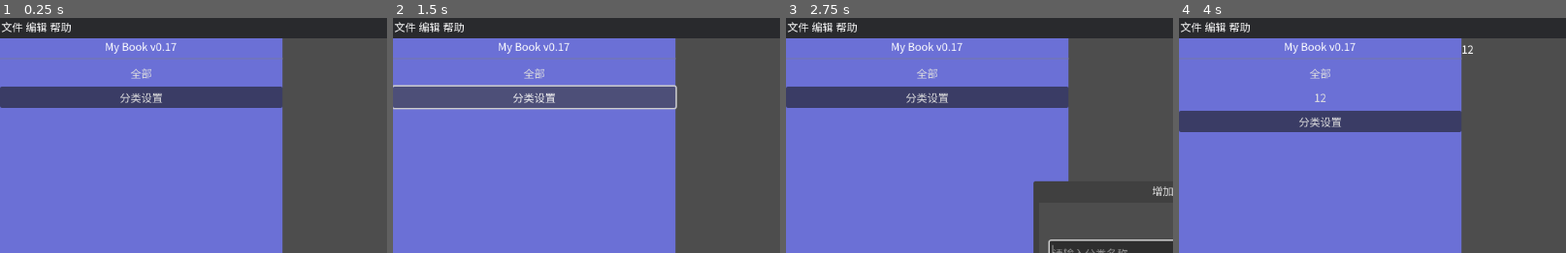
Above: before the commit, frames 1-4 (left to right).
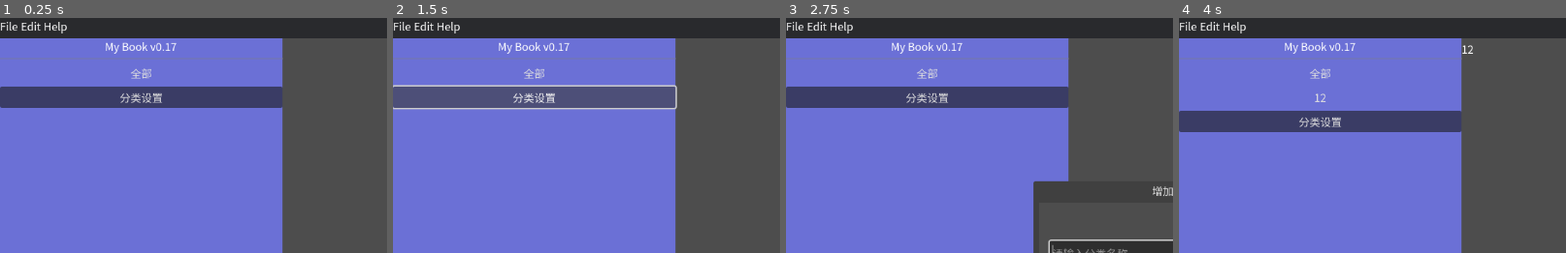
Above: after the commit, the same moments.

Repository: Yinguiqi/LifeLibrary
Game: Godot game, scene res://scenes/main.tscn
Two runs of this game, one before a commit and one after it. Both use one fixed random seed, a clock stepped at 60 frames per second and the inputs below. The engine's default icon, where the game draws it, is replaced by a stand-in: a white triangle on a blue panel in a dark square.
Inputs (mouse positions are % of the whole screen's width and height, from its top left):
- Up to frame 1 (0.25 s): no input
- Up to frame 2 (1.5 s): click "全部" at 0.5 s; click "分类设置" at 1.25 s
- Up to frame 3 (2.75 s): click "+" at 2 s
- Up to frame 4 (4 s): click (46, 50) at 2.77 s; type "12" at 2.85 s; click "添加" at 3.5 s
The pictures show only the part of the screen within x 0-50%, y 0-50%; the shares and areas given below are measured in that part.

The runs differ from the first frame. In frame 1, 0.5% of the frame differs, in the area x 0-19%, y 1-7%; in frame 2, 0.5%; in frame 3, 0.5%; in frame 4, 0.5%.

Commit message:
优化了一部分代码写法，并且添加了多语言功能，明天再把多语言补全

Diff:
--- /dev/null
+++ b/assets/i18n/translation.csv
@@ -0,0 +1,4 @@
+key,zh_CN,en
+menu_flie,文件,File
+menu_edit,编辑,Edit
+menu_help,帮助,Help
--- a/project.godot
+++ b/project.godot
@@ -27,3 +27,7 @@
 [gui]
 
 theme/custom_font="uid://dl5yxrnx0y6ui"
+
+[internationalization]
+
+locale/translations=PackedStringArray("res://assets/i18n/translation.en.translation", "res://assets/i18n/translation.zh_CN.translation")
--- a/scenes/main.tscn
+++ b/scenes/main.tscn
@@ -32,18 +32,13 @@
 
 [node name="BookMenuBar" type="Control" parent="."]
 anchors_preset = 0
-offset_top = 48.0
-offset_right = 1151.0
-offset_bottom = 700.0
 script = ExtResource("2_sugp2")
 
 [node name="MenuBar" type="MenuBar" parent="BookMenuBar"]
 layout_mode = 1
 anchors_preset = -1
-offset_left = 2.0
-offset_top = -47.0
-offset_right = 1151.0
-offset_bottom = -15.0
+offset_right = 1149.0
+offset_bottom = 30.0
 theme_override_colors/font_outline_color = Color(0, 0, 0, 0)
 theme_override_colors/font_color = Color(1, 1, 1, 1)
 theme_override_styles/normal = SubResource("StyleBoxFlat_0wfyh")
@@ -57,9 +52,10 @@
 
 [node name="BooksContainer" type="Control" parent="."]
 layout_mode = 1
-anchor_top = 0.069000006
-anchor_right = 1.0
-anchor_bottom = 1.0
+offset_left = 420.0
+offset_top = 54.0
+offset_right = 1152.0
+offset_bottom = 700.0
 script = ExtResource("3_jyhfs")
 
 [node name="UI" type="Control" parent="."]
--- a/script/LibraryManager.gd
+++ b/script/LibraryManager.gd
@@ -1,17 +1,15 @@
 # res://LibraryManager.gd
 extends Node
 
-# --- 配置 ---
 const JSON_PATH = "user://books_data.json"
 # 引用 BookData 脚本，避开 class_name 冲突
-const BookDataScript = preload("res://script/books_data.gd")
 var base_path: String = ""
 var book_height: float
 var book_spacing: float = 50
 var book_x: float = 0
 var books_container_x: float = 0
 # --- 内存数据 ---
-# 这个数组里装的全是 BookDataScript 的实例对象
+# 这个数组里装的全是 Book数据 的实例对象
 var _books: Array = []
 var current_selected_group: String = ""
 
@@ -38,7 +36,7 @@
 
 		# 将字典转换回对象
 		for dict in data_array:
-			var new_book = BookDataScript.new()
+			var new_book = Book.new()
 			# 从字典取值，如果没找到则给个默认值
 			new_book.id = dict.get("id", "")
 			new_book.name = dict.get("name", "未命名")
@@ -51,8 +49,7 @@
 
 			_books.append(new_book)
 
-
-		print("JSON 解析失败: ", json.get_error_message())
+	print("JSON 解析失败: ", json.get_error_message())
 
 # 获取所有书（给 UI 用）
 func get_all_books() -> Array:
@@ -124,7 +121,7 @@
 		new_index += 1
 		new_id = "Book%d" % new_index
 
-	var new_book = BookDataScript.new()
+	var new_book = Book.new()
 	new_book.initialize(new_id,book_name, path, texture,book_cover_texture,author,introduction,group_name)
 	_books.append(new_book)
 	save_data_to_json()
@@ -140,7 +137,7 @@
 
 # 辅助函数：将一个字典转换为一个 BookData 对象
 func create_book_object_from_dict(dict: Dictionary) -> RefCounted:
-	var book_object = BookDataScript.new()
+	var book_object = Book.new()
 
 	# 使用 initialize 或直接赋值，确保所有属性都被设置
 	book_object.initialize(
@@ -237,10 +234,7 @@
 	# 从配置文件加载书籍高度
 func load_book_height_from_config():
 	var cfg = ConfigFile.new()
-
-	# 尝试加载配置文件
 	var err = cfg.load("user://config.ini")
-
 	if err == OK:
 		# 从配置文件中读取 book_height 值
 		var saved_height = cfg.get_value("settings", "book_height", 500.0)
--- a/script/book.gd
+++ b/script/book.gd
@@ -1,13 +1,15 @@
 extends Control
+
+const DRAG_THRESHOLD := 8.0
+const CONFIG_PATH := "user://config.ini"
 
 @onready var texture_button = $TextureButton
 @onready var book_cover: TextureRect = $BookCover
+@onready var books_container := get_parent()
+
 
 @export var book_texture: Texture2D
 @export var book_cover_texture: Texture2D
-@onready var books_container := get_parent()
-@onready var default_texture_path = "res://icon.svg"
-@onready var book_scale_width : float
 var cover_on_left := false
 var my_cover_width := 200.0  # 根据实际情况调整
 var data_ref: RefCounted = null
@@ -19,9 +21,7 @@
 # 拖拽候选与阈值（用于区分点击与拖拽）
 var _drag_candidate := false
 var _initial_mouse_pos := Vector2.ZERO
-const DRAG_THRESHOLD := 8.0
-
-const CONFIG_PATH := "user://config.ini"
+var book_scale_width : float
 
 
 func _ready():
--- a/script/book_menu_bar.gd
+++ b/script/book_menu_bar.gd
@@ -1,14 +1,13 @@
 # BookMenuBar.gd
-extends Control  # ← 注意：继承 Control，不是 MenuBar
+extends Control
+
+var BookScene := preload("res://scenes/book.tscn")
+var AddBookWindow := preload("res://scenes/add_book_window.tscn")
 
 @onready var books_container = $"../BooksContainer"
-@onready var BookScene := preload("res://scenes/book.tscn")
-@onready var AddBookWindow := preload("res://scenes/add_book_window.tscn")
-
 @onready var file_menu: PopupMenu = $MenuBar/File
 @onready var edit_menu: PopupMenu = $MenuBar/Edit
 @onready var help_menu: PopupMenu = $MenuBar/Help
-@onready var menu_bar: MenuBar = $MenuBar  # 引用实际的 MenuBar
 
 var feedback_label: Label
 
@@ -16,9 +15,9 @@
 	setup_menus()
 
 func setup_menus():
-	file_menu.name = "文件"
-	edit_menu.name = "编辑"
-	help_menu.name = "帮助"
+	file_menu.name = "menu_flie"
+	edit_menu.name = "menu_edit"
+	help_menu.name = "menu_help"
 
 	file_menu.add_item("新建书籍", 100)
 	file_menu.add_item("退出", 110)
@@ -152,7 +151,7 @@
 func open_settings_window():
 	var window = Window.new()
 	window.title = "设置"
-	window.size = Vector2(500, 250)
+	window.size = Vector2(500, 320)
 	window.unresizable = true
 
 	# 边距容器
@@ -241,6 +240,40 @@
 	save_spacing_btn.text = "保存间隔"
 	save_spacing_btn.custom_minimum_size = Vector2(100, 36)
 	spacing_hbox.add_child(save_spacing_btn)
+
+	# === 语言设置 ===
+	# 标题标签
+	var lang_label = Label.new()
+	lang_label.text = "LANG_SETTING_TITLE"
+	lang_label.horizontal_alignment = HORIZONTAL_ALIGNMENT_LEFT
+	vbox.add_child(lang_label)
+
+	# 下拉框行
+	var lang_hbox = HBoxContainer.new()
+	lang_hbox.size_flags_horizontal = Control.SIZE_EXPAND_FILL
+	vbox.add_child(lang_hbox)
+
+	# 语言下拉框
+	var lang_option = OptionButton.new()
+	lang_option.size_flags_horizontal = Control.SIZE_EXPAND_FILL
+	lang_option.custom_minimum_size = Vector2(300, 36)
+	lang_hbox.add_child(lang_option)
+
+	# 添加语言选项（注意：这里加的是 key）
+	lang_option.add_item("LANG_CHINESE", 0)
+	lang_option.add_item("LANG_ENGLISH", 1)
+
+	# 让 OptionButton 自身也走多语言
+	lang_option.set_item_disabled(0, false)
+	lang_option.set_item_tooltip(0, "")
+
+	lang_option.item_selected.connect(func(index):
+		match index:
+			0:
+				TranslationServer.set_locale("zh_CN")
+			1:
+				TranslationServer.set_locale("en")
+	)
 
 	# === 反馈标签 ===（关键：这里创建Label实例）
 	feedback_label = Label.new()
--- a/script/books_data.gd
+++ b/script/books_data.gd
@@ -1,5 +1,5 @@
 # res://BookData.gd
-extends RefCounted
+class_name Book
 
 # 定义你的书籍属性
 var id: String = ""           # 例如 "Book4"
--- a/script/group_manager.gd
+++ b/script/group_manager.gd
@@ -1,8 +1,9 @@
 extends Control
+
+@export var CATEGORY_ITEM_SCENE: PackedScene
 
 @onready var v_box_container: VBoxContainer = $VBoxContainer
 @onready var category_item: HBoxContainer = $VBoxContainer/CategoryItem
-@export var CATEGORY_ITEM_SCENE: PackedScene
 
 func _ready() -> void:
 	group_list()
--- a/script/main.gd
+++ b/script/main.gd
@@ -1,10 +1,11 @@
 extends Control
 
-@onready var books_container = $BooksContainer
-@onready var BookScene := preload("res://scenes/book.tscn")
+
+var BookScene := preload("res://scenes/book.tscn")
 const CONFIG_PATH := "user://config.ini"
 const JSON_PATH = "user://books_data.json"
 @onready var sidebar: PanelContainer = $Sidebar
+@onready var books_container = $BooksContainer
 
 func _ready() -> void:
 	LibraryManager.book_x = 500
Not shown, added: assets/i18n/translation.csv.import
